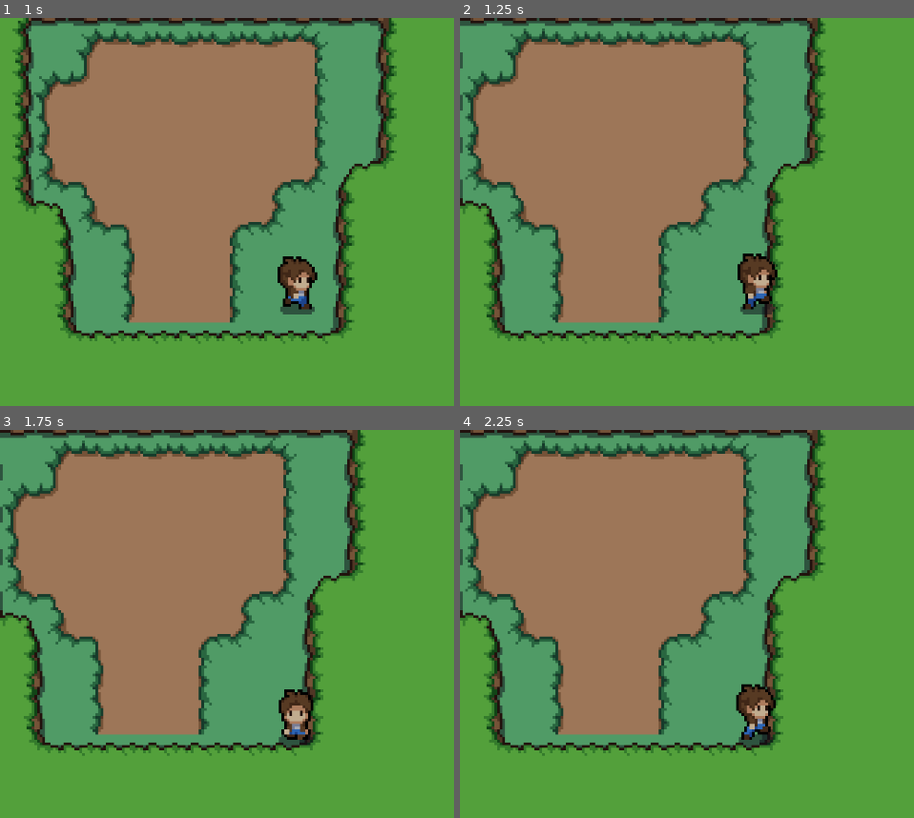
Above: before the commit, frames 1-4 (two rows, left to right).
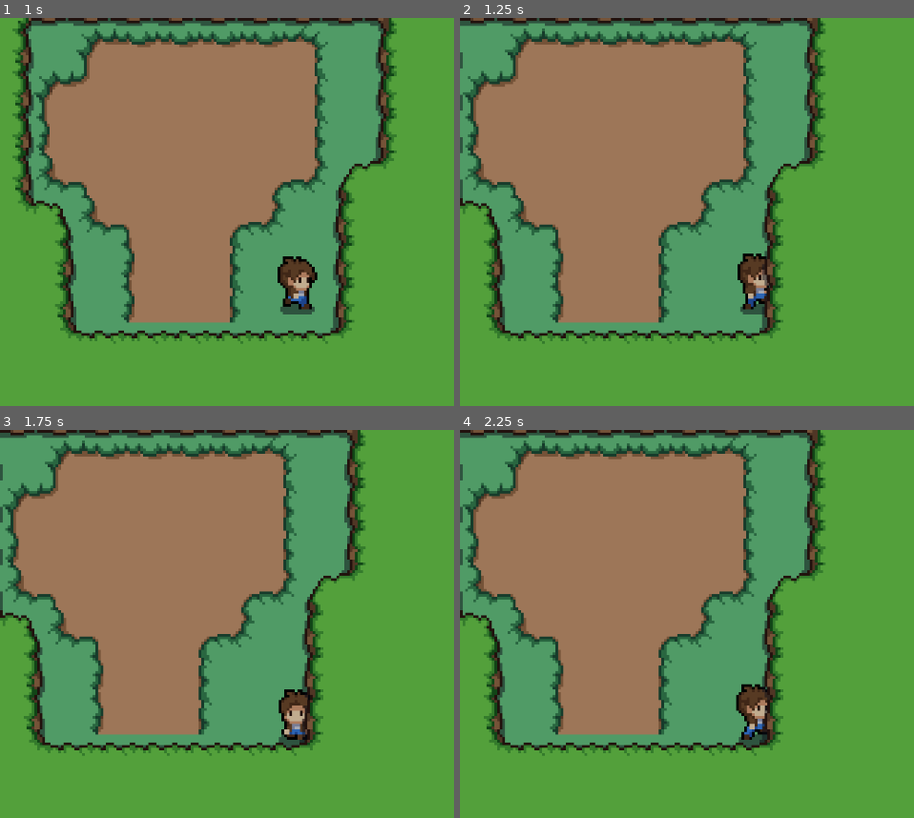
Above: after the commit, the same moments.

Repository: ZYR0PH4G3/Ruins-Of-Gaia
Game: Godot game, scene res://scenes/cliff_side.tscn
Same seed, same stepped clock (60 frames per second), same inputs: the game is played once before the commit and once after it. This scene is started directly instead of the project's main scene.
Inputs (mouse positions are in pixels of both pictures, inside the frame that each line leads up to):
- Up to frame 1 (1 s): tap Enter at 0.5 s; move the mouse to (outside the picture) at 0.52 s; hold D (move_right) from 0.53 s (still down); click (outside the picture) at 0.6 s
- Up to frame 2 (1.25 s): keep holding D (move_right)
- Up to frame 3 (1.75 s): move the mouse to (227, 666) at 1.27 s; release D (move_right) at 1.28 s; hold S (move_down) from 1.28 s (still down); tap Alt at 1.35 s
- Up to frame 4 (2.25 s): move the mouse to (outside the picture) at 2.02 s; release S (move_down) at 2.03 s; hold D (move_right) from 2.03 s (still down); tap Shift at 2.1 s

Frame 1 is identical in both runs. In frame 2, 0.2% of the frame differs, in the area x 66-70%, y 62-77%; in frame 3, 0.2%; in frame 4, 0.2%.

Commit message:
made a little progress with exit from cliffside scene

Diff:
--- a/ruins-of-gaia/scenes/cliff_side.gd
+++ b/ruins-of-gaia/scenes/cliff_side.gd
@@ -12,8 +12,10 @@
 
 
 func _on_area_2d_body_entered(body: Node2D) -> void:
-	pass # Replace with function body.
+	if body.has_method("player"):
+		Global.transition_scene = true
 
 
 func _on_area_2d_body_exited(body: Node2D) -> void:
-	pass # Replace with function body.
+	if body.has_method("player"):
+		Global.transition_scene = false
--- a/ruins-of-gaia/scenes/cliff_side.tscn
+++ b/ruins-of-gaia/scenes/cliff_side.tscn
@@ -1,6 +1,7 @@
 [gd_scene format=3 uid="uid://dsihmsi5mny4h"]
 
 [ext_resource type="Texture2D" uid="uid://dn10u03amqbpx" path="res://art/objects/objects.png" id="1_e10jm"]
+[ext_resource type="Script" uid="uid://c52gdacw5fm0l" path="res://scenes/cliff_side.gd" id="1_v3mbj"]
 [ext_resource type="Texture2D" uid="uid://bbmvadi6sx5r1" path="res://art/tilesets/plains.png" id="2_jcley"]
 [ext_resource type="Texture2D" uid="uid://ckjf3gevviouc" path="res://art/tilesets/grass.png" id="3_v3mbj"]
 [ext_resource type="PackedScene" uid="uid://48w8qj20udg8" path="res://scenes/player.tscn" id="4_jcley"]
@@ -59,7 +60,11 @@
 sources/1 = SubResource("TileSetAtlasSource_0riok")
 sources/2 = SubResource("TileSetAtlasSource_ygqrx")
 
+[sub_resource type="RectangleShape2D" id="RectangleShape2D_3nfwx"]
+size = Vector2(41, 19)
+
 [node name="cliff_side" type="Node2D" unique_id=373276167]
+script = ExtResource("1_v3mbj")
 
 [node name="TileMap" type="TileMap" parent="." unique_id=921818347]
 tile_set = SubResource("TileSet_3nfwx")
@@ -67,6 +72,7 @@
 layer_0/name = "ground"
 layer_0/tile_data = PackedInt32Array(196612, 131073, 1, 196613, 131073, 1, 196614, 131073, 1, 196615, 131073, 1, 262148 …(1575 unchanged characters)…
 layer_1/name = "cliff"
+layer_1/z_index = 2
 layer_1/tile_data = PackedInt32Array(65539, 131073, 6, 65540, 131073, 6, 65541, 131073, 6, 65542, 131073, 6, 65543, 131 …(108100 unchanged characters)…
 
 [node name="Collisions" type="StaticBody2D" parent="." unique_id=1858962480]
@@ -76,3 +82,12 @@
 
 [node name="player" parent="." unique_id=6905234 instance=ExtResource("4_jcley")]
 position = Vector2(87, 136)
+
+[node name="Area2D" type="Area2D" parent="." unique_id=237423376]
+
+[node name="CollisionShape2D" type="CollisionShape2D" parent="Area2D" unique_id=586895700]
+position = Vector2(86.5, 158.5)
+shape = SubResource("RectangleShape2D_3nfwx")
+
+[connection signal="body_entered" from="Area2D" to="." method="_on_area_2d_body_entered"]
+[connection signal="body_exited" from="Area2D" to="." method="_on_area_2d_body_exited"]
